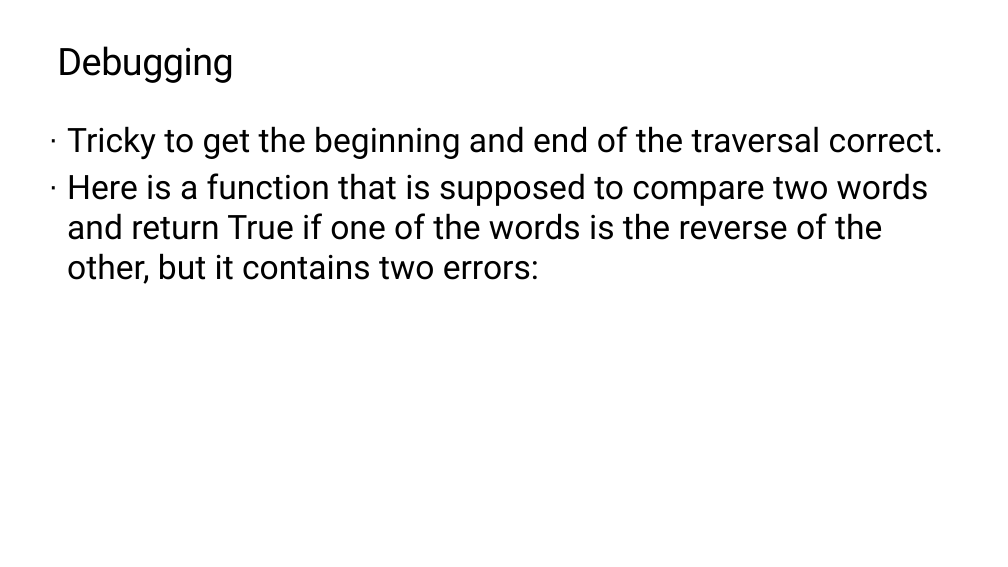
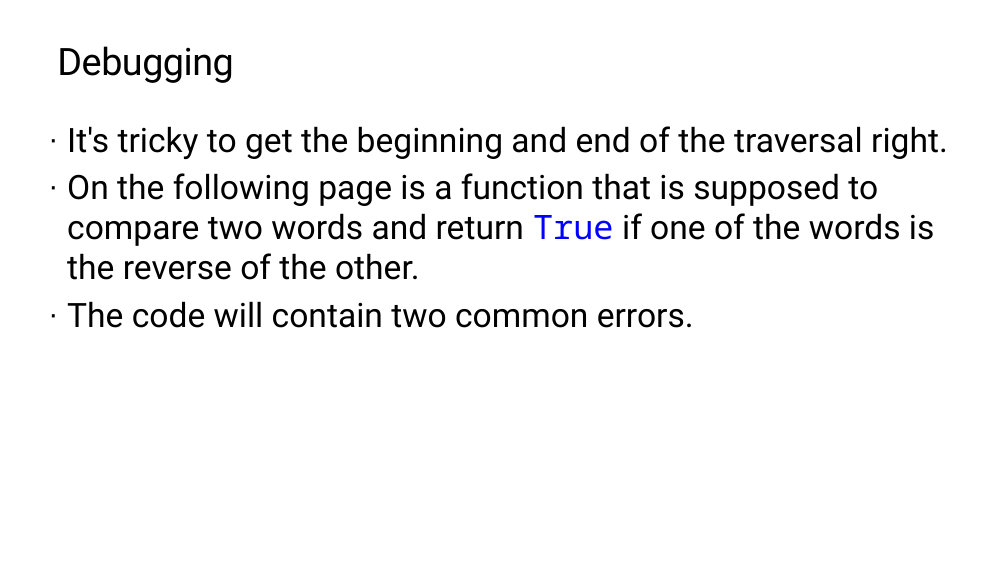
Before and after one commit to TEALSK12/2nd-semester-introduction-to-computer-science, a slide deck: slide 6 of units/4_unit/slidedecks/Intro Python 4.02 TEALS.pptx. Drawn at 1008x567 pixels with LibreOffice and Linux fonts; fonts in the diff are those of the drawing; background and template pictures are left out. Boxes give left, top, right and bottom in pixels: in the first picture for what was removed or moved away, otherwise in the second. Text is boxed around its words. In the diff, an @@ line names an element or a change of style, - is before the commit and + after.

```diff
--- a/units/4_unit/slidedecks/Intro Python 4.02 TEALS.pptx
+++ b/units/4_unit/slidedecks/Intro Python 4.02 TEALS.pptx
@@ text at box(67, 126, 948, 328): text changed @@
-· Tricky to get the beginning and end of the traversal correct.
-· Here is a function that is supposed to compare two words and return True if one of the words is the reverse of the other, but it contains two errors:
+· It's tricky to get the beginning and end of the traversal right.
+· On the following page is a function that is supposed to compare two words and return True if one of the words is the reverse of the other.
+· The code will contain two common errors.
```
Also in this commit, not shown: 7 other slides changed, 2 slides added, 23 other files.
